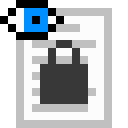
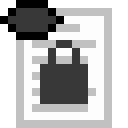
Comparing the layer stacks of the two (128, 128) images. Changes:
hid "Eye" over [8, 8, 56, 32]
added layer "Eye Closed" above "Padlock" over [8, 8, 56, 32]
